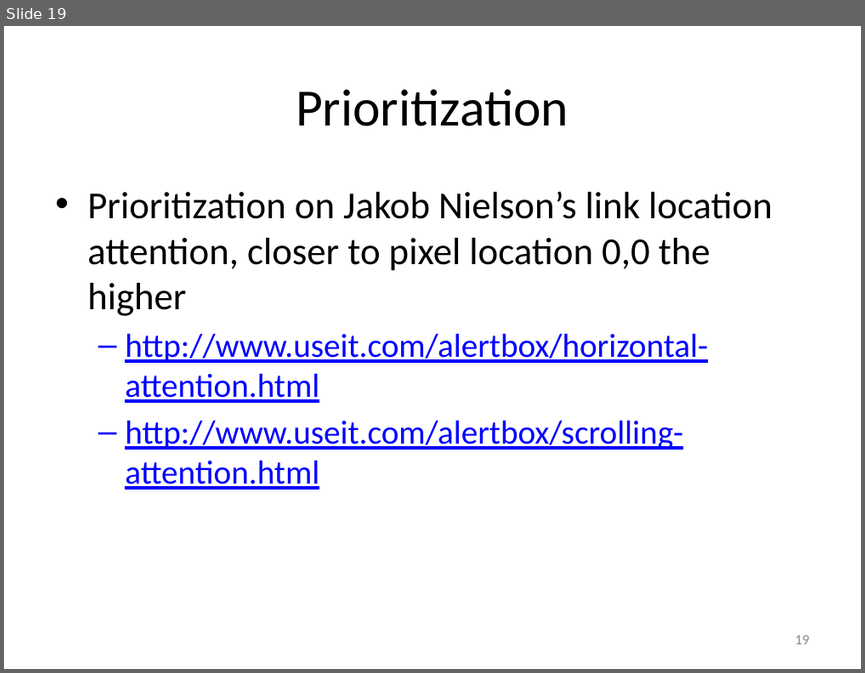
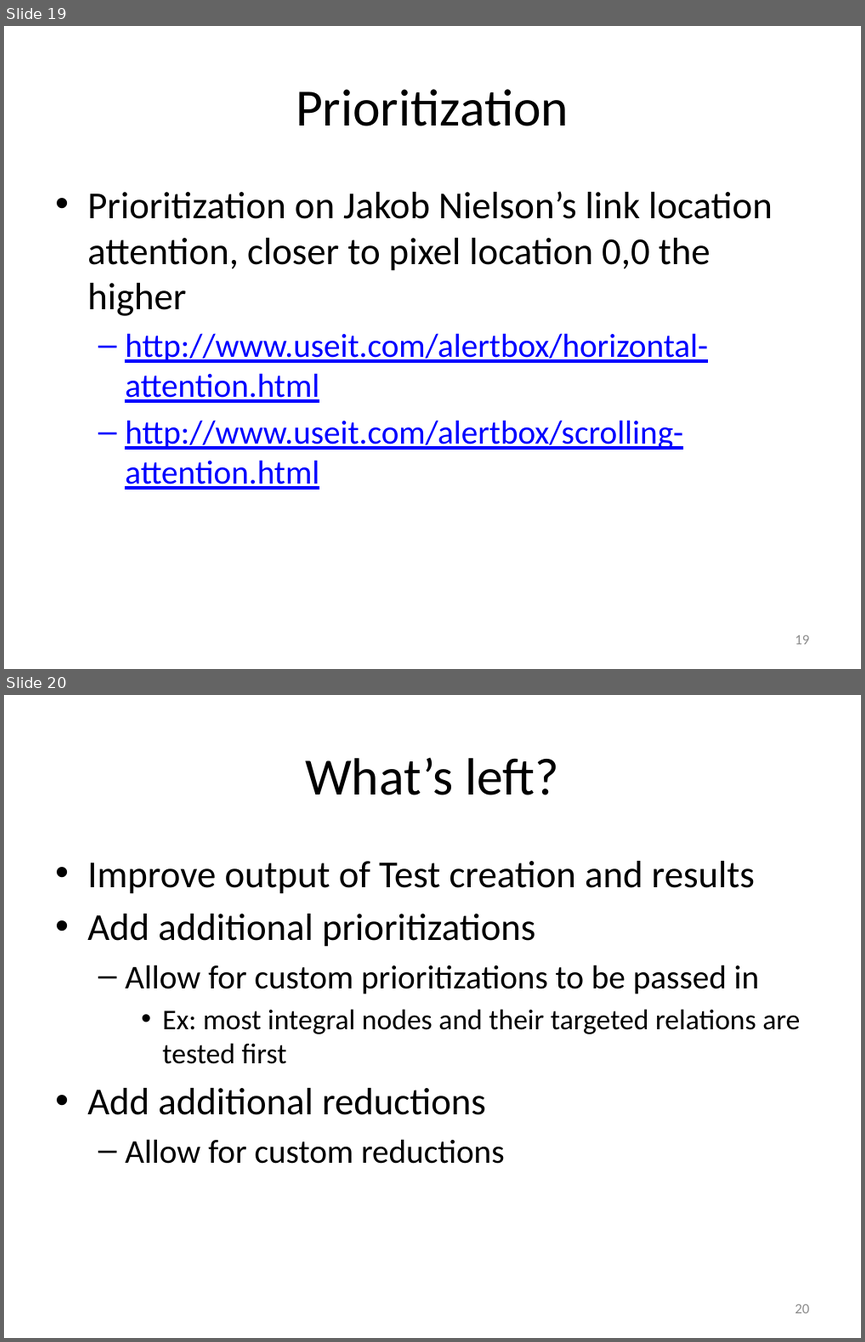
Before and after one commit to jongguo/ljkGitDB, a slide deck: project/cs6890-testing-project-presentation.pptx. Shown one above the other, each under a label of ours: slide 19 before the commit, slides 19 and 20 after it. The pictures are 865x673 and 865x1342 pixels, drawn with LibreOffice and Linux fonts; fonts in the diff are those of the drawing. Boxes give left, top, right and bottom in pixels: in the first picture for what was removed or moved away, otherwise in the second. Text is boxed around its words. In the diff, an @@ line names an element or a change of style, - is before the commit and + after.

Commit message:
report and reduction code

```diff
--- a/project/cs6890-testing-project-presentation.pptx
+++ b/project/cs6890-testing-project-presentation.pptx
@@ slide 20 added at (4,695,861,1338), background #FFFFFF @@
@@ title added at (305,758,560,795), 44 pt, text #000000 @@
+What’s left?
@@ text added at (87,861,800,1163), 32 pt, text #000000 @@
+• Improve output of Test creation and results
+• Add additional prioritizations
+  – Allow for custom prioritizations to be passed in
+    • Ex: most integral nodes and their targeted relations are tested first
+• Add additional reductions
+  – Allow for custom reductions
@@ page number added at (794,1304,809,1313), 12 pt, text #8C8C8C @@
+20
```
Also in this commit, not shown: 7 slides changed, 5 other files.
